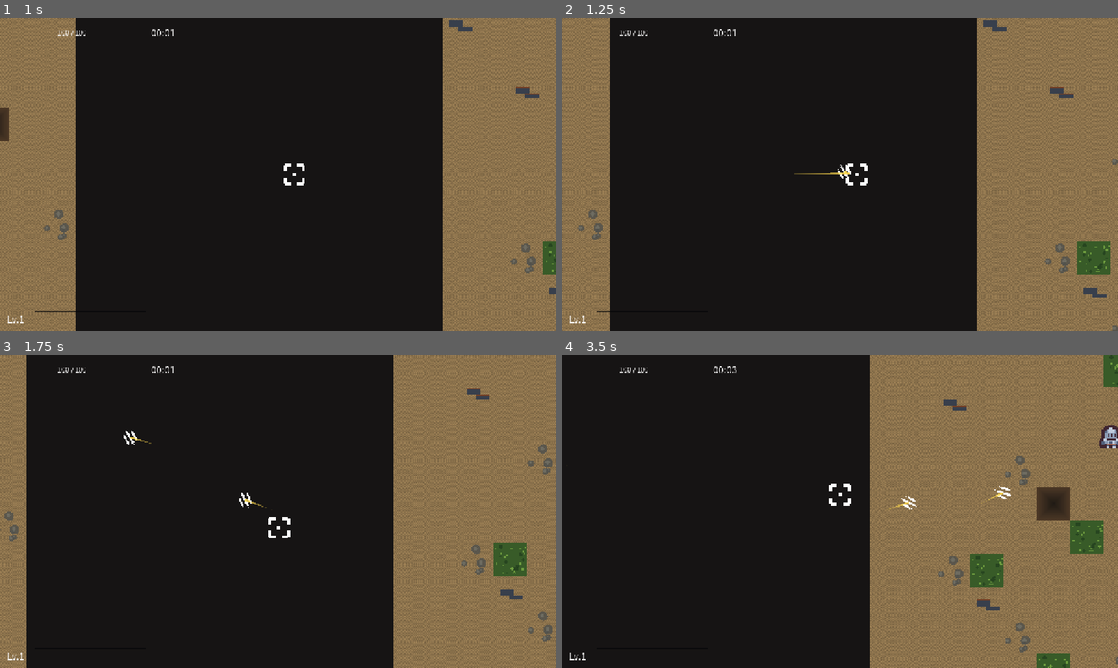
Above: before the commit, frames 1-4 (two rows, left to right).
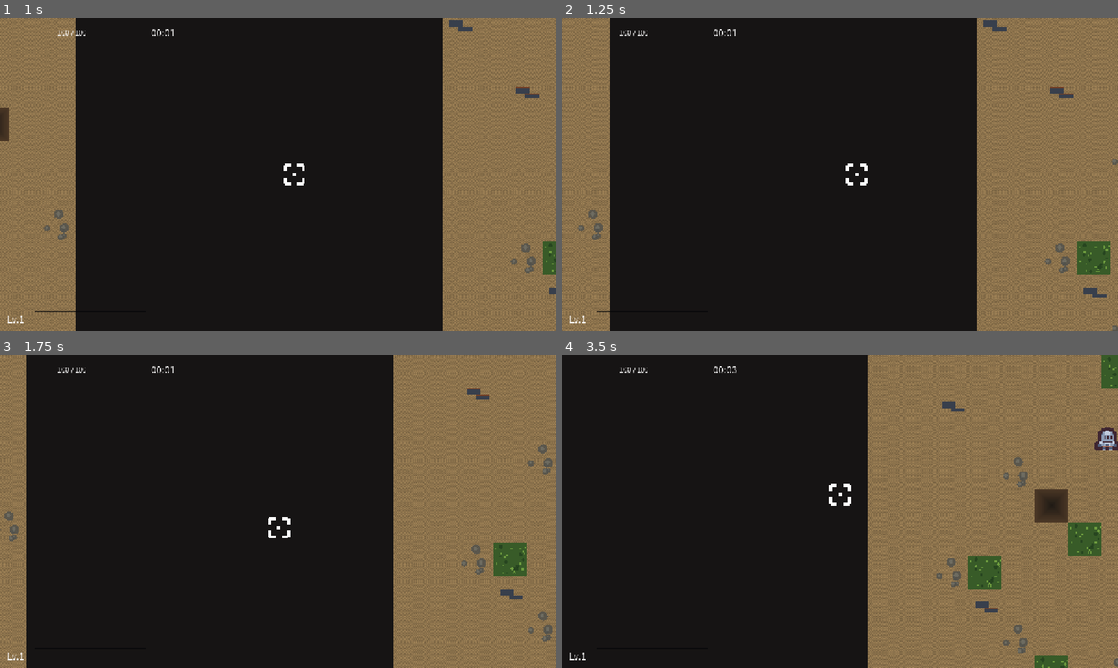
Above: after the commit, the same moments.

Repository: godlikeking/Wasteland-Overdrive
Game: Godot game, scene res://scenes/main.tscn
The game is run twice, just before and just after one commit, with the same random seed, the same clock (stepped at 60 frames per second) and the same inputs.
Inputs:
- Up to frame 1 (1 s): tap Enter at 0.5 s; hold D (move_right) from 0.53 s (still down)
- Up to frame 2 (1.25 s): keep holding D (move_right)
- Up to frame 3 (1.75 s): release D (move_right) at 1.28 s; hold S (move_down) from 1.28 s (still down)
- Up to frame 4 (3.5 s): release S (move_down) at 2.03 s; hold D (move_right) 2.03-2.78 s; hold W (move_up) from 2.78 s (still down)

Frame 1 is identical in both runs. In frame 2, less than 0.1% of the frame differs, in the area x 41-52%, y 46-52%; in frame 3, 0.1%; in frame 4, 9.6%, in the area x 48-100%, y 0-100%.

Commit message:
feat(weapon): 子弹射程限制 + 可叠加穿透升级
- WeaponConfig 新增 projectile_range，4 把子弹武器数据驱动配值
  （弹雨 420 / 刀刃弹幕 480 / 雷暴弹雨 520 / 启示录 620）
- bullet.gd 按飞行距离回收，并按 max_distance/speed 反推 lifetime 下界，
  避免射程升级被 projectile_lifetime 抢先掐断
- 穿透：GameState.pierce_count，第 n 次命中伤害 ×0.8^(n-1)；
  自带已命中集合（敌人无无敌帧，重复接触会重复扣血 + 刷连击）；
  穿透扣减放在 enemies 组判断内部，飞过敌方弹幕不白掉次数
- BaseWeapon 新增 get_range()，_find_nearest_enemy 加可选射程上限；
  射程内无敌人则不开火（apocalypse 不再 fallback 到 Vector2.RIGHT 空放）
- 新增升级卡 pierce_up 贯穿弹芯 / range_up 磁轨加速管（10 → 12 项）
- system_check 补登记新字段及 Iter5 漏掉的 crit_rate / crit_damage_mult
- 新增 scenes/dev/range_pierce_selftest.tscn 无头自检（8 条断言，全绿）

Diff:
--- a/data/weapons/apocalypse.tres
+++ b/data/weapons/apocalypse.tres
@@ -13,6 +13,7 @@
 projectile_speed = 620.0
 projectile_lifetime = 1.4
 projectile_spread_deg = 14.0
+projectile_range = 620.0
 blade_count = 8
 blade_orbit_radius = 130.0
 blade_orbit_speed = 4.0
--- a/data/weapons/blade_barrage.tres
+++ b/data/weapons/blade_barrage.tres
@@ -13,6 +13,7 @@
 projectile_speed = 520.0
 projectile_lifetime = 1.2
 projectile_spread_deg = 24.0
+projectile_range = 480.0
 blade_count = 6
 blade_orbit_radius = 110.0
 blade_orbit_speed = 3.5
--- a/data/weapons/bullet_volley.tres
+++ b/data/weapons/bullet_volley.tres
@@ -15,6 +15,7 @@
 projectile_speed = 520.0
 projectile_lifetime = 1.2
 projectile_spread_deg = 6.0
+projectile_range = 420.0
 blade_count = 3
 blade_orbit_radius = 90.0
 blade_orbit_speed = 3.0
--- a/data/weapons/storm_volley.tres
+++ b/data/weapons/storm_volley.tres
@@ -13,6 +13,7 @@
 projectile_speed = 580.0
 projectile_lifetime = 1.3
 projectile_spread_deg = 12.0
+projectile_range = 520.0
 chain_targets = 2
 chain_range = 160.0
 chain_cooldown = 0.4
--- /dev/null
+++ b/scenes/dev/range_pierce_selftest.tscn
@@ -0,0 +1,9 @@
+[gd_scene load_steps=3 format=3]
+
+[ext_resource type="Script" path="res://scripts/dev/range_pierce_selftest.gd" id="1_selftest"]
+[ext_resource type="PackedScene" path="res://scenes/player.tscn" id="2_player"]
+
+[node name="RangePierceSelfTest" type="Node2D"]
+script = ExtResource("1_selftest")
+
+[node name="Player" parent="." instance=ExtResource("2_player")]
--- a/scripts/bullet.gd
+++ b/scripts/bullet.gd
@@ -1,6 +1,7 @@
 extends Area2D
-## Simple straight-line bullet. Damages the first enemy it hits and despawns.
-## Also emits a `bullet_hit` juice event on impact and drags a Line2D trail.
+## Straight-line bullet. Damages enemies it touches and despawns once it runs
+## out of pierces, travel distance, or lifetime. Also emits a `bullet_hit`
+## juice event on impact and drags a Line2D trail.
 
 @export var trail_length: int = 8   # number of points in the trail
 
@@ -10,7 +11,11 @@
 var velocity: Vector2 = Vector2.ZERO
 var damage: float = 10.0
 var lifetime: float = 1.2
+var max_distance: float = 0.0     # px; 0 = unlimited, fall back to lifetime
+var pierce_left: int = 0          # extra enemies this bullet may punch through
 var _age: float = 0.0
+var _travelled: float = 0.0
+var _hit_ids: Dictionary = {}     # instance_id -> true, so one enemy is hit once
 
 const BULLET_SPRITE: String = "res://assets/sprites/bullets/bullet.png"
 const BULLET_SPRITE_SCALE: float = 2.0
@@ -23,15 +28,23 @@
 		sprite.texture = tex
 		sprite.scale = Vector2(BULLET_SPRITE_SCALE, BULLET_SPRITE_SCALE)
 
-func setup(p_velocity: Vector2, p_damage: float, p_lifetime: float) -> void:
+func setup(p_velocity: Vector2, p_damage: float, p_lifetime: float, p_max_distance: float = 0.0) -> void:
 	velocity = p_velocity
 	damage = p_damage
 	lifetime = p_lifetime
+	max_distance = p_max_distance
 	rotation = velocity.angle()
+	# When a range is set it becomes the authoritative cap, so stretch lifetime
+	# to just past it. Otherwise lifetime would silently clip the range and any
+	# range upgrade the player bought would do nothing.
+	var speed: float = velocity.length()
+	if max_distance > 0.0 and speed > 0.0:
+		lifetime = maxf(lifetime, max_distance / speed + 0.1)
 
 func _ready() -> void:
 	body_entered.connect(_on_body_entered)
 	area_entered.connect(_on_area_entered)
+	pierce_left = GameState.pierce_count
 	_apply_sprite()
 	# Trail draws in global space so it stays behind while bullet moves.
 	if trail:
@@ -40,12 +53,17 @@
 		trail.add_point(global_position)
 
 func _physics_process(delta: float) -> void:
-	global_position += velocity * delta
+	var step: Vector2 = velocity * delta
+	global_position += step
 	_age += delta
+	_travelled += step.length()
 	if trail:
 		trail.add_point(global_position)
 		while trail.get_point_count() > trail_length:
 			trail.remove_point(0)
+	if max_distance > 0.0 and _travelled >= max_distance:
+		queue_free()
+		return
 	if _age >= lifetime:
 		queue_free()
 
@@ -56,11 +74,28 @@
 	_try_hit(area)
 
 func _try_hit(node: Node) -> void:
-	if node.is_in_group("enemies") and node.has_method("take_damage"):
-		var hit_dir: Vector2 = velocity.normalized() if velocity.length_squared() > 0.0 else Vector2.ZERO
-		# 暴击判定：连击 + 基础 crit_rate 提升暴击概率
-		var mult: float = GameState.roll_crit()
-		var final_dmg: float = damage * mult
-		node.take_damage(final_dmg, hit_dir)
-		GameState.bullet_hit.emit(global_position, mult > 1.001, final_dmg)
+	# Enemy projectiles share the Enemy collision layer, so area_entered fires
+	# for them too. Everything below — the pierce spend included — has to stay
+	# behind this group check, or flying through enemy fire would eat pierces.
+	if not node.is_in_group("enemies") or not node.has_method("take_damage"):
+		return
+	# Enemies have no i-frames and can re-enter our 5px circle while we keep
+	# flying, so remember who we already hit.
+	var id: int = node.get_instance_id()
+	if _hit_ids.has(id):
+		return
+	_hit_ids[id] = true
+
+	var hit_dir: Vector2 = velocity.normalized() if velocity.length_squared() > 0.0 else Vector2.ZERO
+	# 暴击判定：连击 + 基础 crit_rate 提升暴击概率
+	var mult: float = GameState.roll_crit()
+	var final_dmg: float = damage * mult
+	node.take_damage(final_dmg, hit_dir)
+	GameState.bullet_hit.emit(global_position, mult > 1.001, final_dmg)
+
+	if pierce_left <= 0:
 		queue_free()
+		return
+	# Punch through, but each subsequent enemy takes less.
+	pierce_left -= 1
+	damage *= GameState.pierce_damage_falloff
--- /dev/null
+++ b/scripts/dev/range_pierce_selftest.gd
@@ -0,0 +1,336 @@
+extends Node2D
+## Dev-only self test for projectile range + pierce. Not referenced by the game;
+## run it headless:
+##
+##   godot --headless res://scenes/dev/range_pierce_selftest.tscn
+##
+## Exits with code 0 on success, 1 if any assertion failed.
+##
+## Fake enemies are built here rather than instancing scenes/enemy.tscn so the
+## test stays independent of navigation, configs and spawn logic. What matters
+## is the collision setup: enemies are bodies on the Enemy layer (so a bullet's
+## body_entered fires) and enemy projectiles are Areas on that same layer.
+
+const BULLET_SCENE: String = "res://scenes/bullet.tscn"
+const ENEMY_LAYER: int = 8      # project.godot layer 4 "Enemy"
+
+@onready var _player: Node2D = $Player
+
+var _failures: int = 0
+
+## Minimal stand-in for Enemy: records the damage it was dealt.
+class FakeEnemy extends StaticBody2D:
+	var hits: Array[float] = []
+
+	func _init(radius: float = 16.0) -> void:
+		collision_layer = ENEMY_LAYER
+		collision_mask = 0
+		var shape := CollisionShape2D.new()
+		var circle := CircleShape2D.new()
+		circle.radius = radius
+		shape.shape = circle
+		add_child(shape)
+
+	func _ready() -> void:
+		add_to_group("enemies")
+
+	func take_damage(amount: float, _hit_dir: Vector2 = Vector2.ZERO) -> void:
+		hits.append(amount)
+
+## Stand-in for enemy_projectile.tscn: an Area2D that also sits on the Enemy
+## layer but is NOT a valid damage target.
+class FakeEnemyBullet extends Area2D:
+	func _init(radius: float = 16.0) -> void:
+		collision_layer = ENEMY_LAYER
+		collision_mask = 0
+		var shape := CollisionShape2D.new()
+		var circle := CircleShape2D.new()
+		circle.radius = radius
+		shape.shape = circle
+		add_child(shape)
+
+	func _ready() -> void:
+		add_to_group("enemies")   # enemy bullets are in the group too
+
+func _ready() -> void:
+	await get_tree().process_frame
+	print("=== range/pierce selftest ===")
+	await _test_range_despawn()
+	await _test_range_not_clipped_by_lifetime()
+	await _test_no_pierce_stops_at_first()
+	await _test_pierce_with_falloff()
+	await _test_same_enemy_hit_once()
+	await _test_enemy_bullet_does_not_eat_pierce()
+	await _test_targeting_range_cutoff()
+	await _test_weapon_holds_fire_out_of_range()
+	print("=== range/pierce selftest failures: %d ===" % _failures)
+	get_tree().quit(1 if _failures > 0 else 0)
+
+# --- range ---------------------------------------------------------------
+
+## A bullet with max_distance must survive short of it and die past it.
+func _test_range_despawn() -> void:
+	var t: String = "range_despawn"
+	GameState.pierce_count = 0
+	var speed: float = 500.0
+	var b: Node2D = _spawn_bullet(Vector2.ZERO, Vector2.RIGHT * speed, 10.0, 5.0, 200.0)
+	# 200px at 500px/s = 0.4s. Check well before and well after.
+	await _wait(0.25)
+	if not is_instance_valid(b):
+		_fail(t, "bullet died before reaching its 200px range")
+		return
+	await _wait(0.35)
+	if is_instance_valid(b):
+		_fail(t, "bullet outlived its 200px range (travelled %.0fpx)" % b._travelled)
+		b.queue_free()
+		return
+	_ok(t, "despawned between 200px and 300px of travel")
+
+## The lifetime passed in must not clip a longer range — setup() stretches it.
+func _test_range_not_clipped_by_lifetime() -> void:
+	var t: String = "range_beats_lifetime"
+	GameState.pierce_count = 0
+	var speed: float = 500.0
+	# 600px needs 1.2s, but we hand it a 0.3s lifetime on purpose.
+	var b: Node2D = _spawn_bullet(Vector2.ZERO, Vector2.RIGHT * speed, 10.0, 0.3, 600.0)
+	await _wait(0.6)
+	if not is_instance_valid(b):
+		_fail(t, "a 0.3s lifetime clipped a 600px range")
+		return
+	var travelled: float = b._travelled
+	b.queue_free()
+	if travelled < 250.0:
+		_fail(t, "only travelled %.0fpx in 0.6s" % travelled)
+		return
+	_ok(t, "still alive at %.0fpx despite a 0.3s lifetime" % travelled)
+
+# --- pierce --------------------------------------------------------------
+
+## pierce_count = 0 → the bullet stops on the first enemy.
+func _test_no_pierce_stops_at_first() -> void:
+	var t: String = "no_pierce"
+	GameState.pierce_count = 0
+	var enemies: Array = _line_of_enemies(3, 60.0)
+	var b: Node2D = _spawn_bullet(Vector2.ZERO, Vector2.RIGHT * 400.0, 10.0, 5.0, 0.0)
+	await _wait(0.8)
+	var hit_counts: Array = []
+	for e in enemies:
+		hit_counts.append((e as FakeEnemy).hits.size())
+	if is_instance_valid(b):
+		b.queue_free()
+	if hit_counts != [1, 0, 0]:
+		_fail(t, "expected hits [1,0,0], got %s" % [hit_counts])
+	else:
+		_ok(t, "stopped on the first enemy")
+	_clear_enemies()
+
+## pierce_count = 2 → three enemies hit, damage decaying by 0.8 each time.
+func _test_pierce_with_falloff() -> void:
+	var t: String = "pierce_falloff"
+	GameState.pierce_count = 2
+	var enemies: Array = _line_of_enemies(4, 60.0)
+	var base: float = 100.0
+	# Force crit off so the damage sequence is deterministic.
+	var saved_crit: float = GameState.crit_rate
+	GameState.crit_rate = 0.0
+	var b: Node2D = _spawn_bullet(Vector2.ZERO, Vector2.RIGHT * 400.0, base, 5.0, 0.0)
+	await _wait(1.0)
+	GameState.crit_rate = saved_crit
+	if is_instance_valid(b):
+		b.queue_free()
+	var got: Array = []
+	for e in enemies:
+		for h in (e as FakeEnemy).hits:
+			got.append(snappedf(h, 0.01))
+	var want: Array = [100.0, 80.0, 64.0]
+	if got != want:
+		_fail(t, "expected damage %s, got %s" % [want, got])
+	elif (enemies[3] as FakeEnemy).hits.size() != 0:
+		_fail(t, "4th enemy was hit despite only 2 pierces")
+	else:
+		_ok(t, "hit 3 enemies for %s, stopped before the 4th" % [got])
+	_clear_enemies()
+
+## One enemy must only ever be damaged once by the same bullet, even if
+## body_entered fires again. Enemies have no i-frames to fall back on.
+func _test_same_enemy_hit_once() -> void:
+	var t: String = "hit_dedupe"
+	GameState.pierce_count = 5
+	var e := FakeEnemy.new(16.0)
+	add_child(e)
+	e.global_position = Vector2(100, 0)
+	await get_tree().process_frame
+	var b: Node2D = _spawn_bullet(Vector2.ZERO, Vector2.RIGHT * 200.0, 10.0, 5.0, 0.0)
+	await get_tree().physics_frame
+	# Replay the signal by hand — same node, same bullet.
+	if is_instance_valid(b):
+		b._try_hit(e)
+		b._try_hit(e)
+		b._try_hit(e)
+	await _wait(0.6)
+	var n: int = e.hits.size()
+	var pierce_left: int = b.pierce_left if is_instance_valid(b) else -1
+	if is_instance_valid(b):
+		b.queue_free()
+	if n != 1:
+		_fail(t, "one enemy took %d hits from a single bullet" % n)
+	elif pierce_left != 4:
+		_fail(t, "repeat hits spent extra pierces (pierce_left=%d, want 4)" % pierce_left)
+	else:
+		_ok(t, "repeat contacts ignored, 1 pierce spent")
+	_clear_enemies()
+
+## Enemy projectiles ride the Enemy collision layer, so area_entered fires for
+## them. They must not consume a pierce.
+func _test_enemy_bullet_does_not_eat_pierce() -> void:
+	var t: String = "enemy_fire_no_pierce"
+	GameState.pierce_count = 2
+	var eb := FakeEnemyBullet.new(20.0)
+	add_child(eb)
+	eb.global_position = Vector2(100, 0)
+	await get_tree().process_frame
+	var b: Node2D = _spawn_bullet(Vector2.ZERO, Vector2.RIGHT * 300.0, 10.0, 5.0, 0.0)
+	await _wait(0.7)
+	if not is_instance_valid(b):
+		_fail(t, "bullet was destroyed by an enemy projectile")
+		_clear_enemies()
+		return
+	var pierce_left: int = b.pierce_left
+	b.queue_free()
+	if pierce_left != 2:
+		_fail(t, "flying through enemy fire spent a pierce (pierce_left=%d, want 2)" % pierce_left)
+	else:
+		_ok(t, "enemy projectile ignored, pierces intact")
+	_clear_enemies()
+
+# --- targeting -----------------------------------------------------------
+
+## _find_nearest_enemy(max_range) must ignore anything past the cutoff.
+func _test_targeting_range_cutoff() -> void:
+	var t: String = "targeting_cutoff"
+	var far := FakeEnemy.new()
+	add_child(far)
+	far.global_position = _player.global_position + Vector2(400, 0)
+	await get_tree().process_frame
+	var w: BaseWeapon = _make_weapon("bullet_volley")
+	if w == null:
+		_fail(t, "could not build bullet_volley")
+		_clear_enemies()
+		return
+	var out_of_range: Node2D = w._find_nearest_enemy(300.0)
+	var in_range: Node2D = w._find_nearest_enemy(500.0)
+	var unlimited: Node2D = w._find_nearest_enemy()
+	w.queue_free()
+	if out_of_range != null:
+		_fail(t, "a 400px enemy was returned for a 300px range")
+	elif in_range != far:
+		_fail(t, "a 400px enemy was missed at a 500px range")
+	elif unlimited != far:
+		_fail(t, "the no-arg call stopped finding distant enemies")
+	else:
+		_ok(t, "300px misses / 500px hits / no-arg unlimited")
+	_clear_enemies()
+
+## The starter weapon must hold fire when nothing is inside its range, and
+## its range must come from the config scaled by weapon_range_mult.
+func _test_weapon_holds_fire_out_of_range() -> void:
+	var t: String = "hold_fire"
+	var w: BaseWeapon = _make_weapon("bullet_volley")
+	if w == null:
+		_fail(t, "could not build bullet_volley")
+		return
+	if not is_equal_approx(w.get_range(), 420.0):
+		_fail(t, "expected 420px base range, got %.1f" % w.get_range())
+	GameState.weapon_range_mult = 1.25
+	if not is_equal_approx(w.get_range(), 525.0):
+		_fail(t, "range upgrade not applied: got %.1f, want 525" % w.get_range())
+	GameState.weapon_range_mult = 1.0
+
+	# Enemy well beyond 420px — firing must produce no bullets.
+	var far := FakeEnemy.new()
+	add_child(far)
+	far.global_position = _player.global_position + Vector2(900, 0)
+	await get_tree().process_frame
+	var before: int = _count_bullets()
+	w._fire()
+	await get_tree().process_frame
+	var after: int = _count_bullets()
+	if after != before:
+		_fail(t, "fired at an enemy 900px away (range 420)")
+	else:
+		# Now move it inside range and confirm it does fire.
+		far.global_position = _player.global_position + Vector2(200, 0)
+		await get_tree().process_frame
+		w._fire()
+		await get_tree().process_frame
+		if _count_bullets() <= before:
+			_fail(t, "held fire at an enemy 200px away (range 420)")
+		else:
+			_ok(t, "silent at 900px, fires at 200px")
+	w.queue_free()
+	_clear_enemies()
+	_clear_bullets()
+
+# --- helpers -------------------------------------------------------------
+
+func _spawn_bullet(pos: Vector2, vel: Vector2, dmg: float, life: float, range_px: float) -> Node2D:
+	var ps: PackedScene = ResourceLoader.load(BULLET_SCENE) as PackedScene
+	var b: Node2D = ps.instantiate() as Node2D
+	add_child(b)
+	b.global_position = pos
+	b.setup(vel, dmg, life, range_px)
+	return b
+
+## N enemies in a row along +X starting at `spacing`.
+func _line_of_enemies(n: int, spacing: float) -> Array:
+	var out: Array = []
+	for i in range(n):
+		var e := FakeEnemy.new(14.0)
+		add_child(e)
+		e.global_position = Vector2(spacing * float(i + 1), 0)
+		out.append(e)
+	return out
+
+func _make_weapon(weapon_id: String) -> BaseWeapon:
+	var entry: Dictionary = WeaponDirector.WEAPON_CATALOG.get(weapon_id, {})
+	if entry.is_empty():
+		return null
+	var cfg: Resource = ResourceLoader.load(entry.get("config", ""))
+	var scene: PackedScene = ResourceLoader.load(entry.get("scene", "")) as PackedScene
+	if not (cfg is WeaponConfig) or scene == null:
+		return null
+	var w: BaseWeapon = scene.instantiate() as BaseWeapon
+	_player.add_child(w)
+	# Same runtime ref injection the director does, so projectile_scene is set.
+	WeaponDirector._inject_runtime_refs((cfg as WeaponConfig).id, cfg as WeaponConfig)
+	w.setup(cfg as WeaponConfig, 1)
+	return w
+
+func _count_bullets() -> int:
+	var n: int = 0
+	for c in get_children():
+		if c is Area2D and c.has_method("setup") and "pierce_left" in c:
+			n += 1
+	for c in get_tree().current_scene.get_children():
+		if c is Area2D and c.has_method("setup") and "pierce_left" in c:
+			n += 1
+	return n
+
+func _clear_bullets() -> void:
+	for c in get_tree().current_scene.get_children():
+		if c is Area2D and "pierce_left" in c:
+			c.queue_free()
+
+func _clear_enemies() -> void:
+	for e in get_tree().get_nodes_in_group("enemies"):
+		e.queue_free()
+
+func _wait(seconds: float) -> void:
+	await get_tree().create_timer(seconds).timeout
+
+func _ok(test_name: String, msg: String) -> void:
+	print("  OK   %-22s %s" % [test_name, msg])
+
+func _fail(test_name: String, msg: String) -> void:
+	_failures += 1
+	printerr("  FAIL %-22s %s" % [test_name, msg])
--- a/scripts/globals/game_state.gd
+++ b/scripts/globals/game_state.gd
@@ -39,6 +39,11 @@
 var extra_projectiles: int = 0
 var hp_regen_per_sec: float = 0.0    # flat hp/sec
 
+# --- Projectile range / pierce ---
+var weapon_range_mult: float = 1.0        # 射程倍率，乘在 WeaponConfig.projectile_range 上
+var pierce_count: int = 0                 # 一颗子弹可额外穿透的敌人数
+var pierce_damage_falloff: float = 0.8    # 每穿透一个，后续伤害乘这个系数
+
 # --- Crit / combo ---
 var crit_rate: float = 0.05          # 基础 5% 暴击率
 var crit_damage_mult: float = 2.0    # 基础 2× 暴击伤害
@@ -75,6 +80,9 @@
 	xp_gain_mult = 1.0
 	extra_projectiles = 0
 	hp_regen_per_sec = 0.0
+	weapon_range_mult = 1.0
+	pierce_count = 0
+	pierce_damage_falloff = 0.8
 	crit_rate = 0.05
 	crit_damage_mult = 2.0
 	_reset_combo()
--- a/scripts/globals/system_check.gd
+++ b/scripts/globals/system_check.gd
@@ -85,6 +85,8 @@
 	"time_alive", "is_running", "level", "current_xp",
 	"damage_mult", "fire_rate_mult", "move_speed_mult", "max_hp_bonus",
 	"pickup_radius_mult", "xp_gain_mult", "extra_projectiles", "hp_regen_per_sec",
+	"crit_rate", "crit_damage_mult",
+	"weapon_range_mult", "pierce_count", "pierce_damage_falloff",
 ]
 
 var _failures: Array[String] = []
--- a/scripts/globals/upgrade_db.gd
+++ b/scripts/globals/upgrade_db.gd
@@ -76,6 +76,16 @@
 		"暴击伤害倍率 +0.5×",
 		func(): GameState.crit_damage_mult += 0.5
 	))
+	_all.append(Upgrade.new(
+		"pierce_up", "贯穿弹芯",
+		"子弹穿透 +1（每次穿透伤害 ×0.8）",
+		func(): GameState.pierce_count += 1
+	))
+	_all.append(Upgrade.new(
+		"range_up", "磁轨加速管",
+		"子弹射程 +25%",
+		func(): GameState.weapon_range_mult *= 1.25
+	))
 	# --- Weapon "unlock" upgrades (only one of each, only when not yet owned) ---
 	_all.append(Upgrade.new(
 		"unlock_orbiting_blades", "解锁 · 刀阵",
--- a/scripts/weapons/apocalypse.gd
+++ b/scripts/weapons/apocalypse.gd
@@ -62,11 +62,11 @@
 func _on_volley() -> void:
 	if config == null or not is_instance_valid(_owner):
 		return
-	# 5-way fan
-	var target: Node2D = _find_nearest_enemy()
-	var base_dir: Vector2 = Vector2.RIGHT
-	if target:
-		base_dir = (target.global_position - _owner.global_position).normalized()
+	# 5-way fan. Nothing in range means we hold fire rather than spray blindly.
+	var target: Node2D = _find_nearest_enemy(get_range())
+	if target == null:
+		return
+	var base_dir: Vector2 = (target.global_position - _owner.global_position).normalized()
 	var n: int = 5
 	for i in range(n):
 		var off: float = (float(i) - float(n - 1) / 2.0) * deg_to_rad(config.projectile_spread_deg)
@@ -79,7 +79,7 @@
 	get_tree().current_scene.add_child(b)
 	b.global_position = _owner.global_position
 	if b.has_method("setup"):
-		b.setup(dir * config.projectile_speed, get_damage(), config.projectile_lifetime)
+		b.setup(dir * config.projectile_speed, get_damage(), config.projectile_lifetime, get_range())
 	SfxPlayer.play("fire")
 
 func _on_chain() -> void:
--- a/scripts/weapons/blade_barrage.gd
+++ b/scripts/weapons/blade_barrage.gd
@@ -65,7 +65,7 @@
 func _on_volley() -> void:
 	if config == null or config.projectile_scene == null or not is_instance_valid(_owner):
 		return
-	var target: Node2D = _find_nearest_enemy()
+	var target: Node2D = _find_nearest_enemy(get_range())
 	if target == null:
 		return
 	var base_dir: Vector2 = (target.global_position - _owner.global_position).normalized()
@@ -83,7 +83,7 @@
 	if b is Node2D:
 		(b as Node2D).global_position = _owner.global_position
 	if b.has_method("setup"):
-		b.setup(dir * config.projectile_speed, damage, config.projectile_lifetime)
+		b.setup(dir * config.projectile_speed, damage, config.projectile_lifetime, get_range())
 
 func _on_dash() -> void:
 	if _blades.is_empty():
--- a/scripts/weapons/bullet_volley.gd
+++ b/scripts/weapons/bullet_volley.gd
@@ -34,7 +34,7 @@
 		return
 	if not is_instance_valid(_owner):
 		return
-	var target: Node2D = _find_nearest_enemy()
+	var target: Node2D = _find_nearest_enemy(get_range())
 	if target == null:
 		return
 	var to_target: Vector2 = (target.global_position - _owner.global_position).normalized()
@@ -53,4 +53,4 @@
 	get_tree().current_scene.add_child(b)
 	b.global_position = _owner.global_position
 	if b.has_method("setup"):
-		b.setup(dir * config.projectile_speed, damage, config.projectile_lifetime)
+		b.setup(dir * config.projectile_speed, damage, config.projectile_lifetime, get_range())
--- a/scripts/weapons/storm_volley.gd
+++ b/scripts/weapons/storm_volley.gd
@@ -32,7 +32,7 @@
 func _on_volley() -> void:
 	if config == null or config.projectile_scene == null or not is_instance_valid(_owner):
 		return
-	var target: Node2D = _find_nearest_enemy()
+	var target: Node2D = _find_nearest_enemy(get_range())
 	if target == null:
 		return
 	var base_dir: Vector2 = (target.global_position - _owner.global_position).normalized()
@@ -51,7 +51,7 @@
 	if b is Node2D:
 		(b as Node2D).global_position = _owner.global_position
 	if b.has_method("setup"):
-		b.setup(dir * config.projectile_speed, damage, config.projectile_lifetime)
+		b.setup(dir * config.projectile_speed, damage, config.projectile_lifetime, get_range())
 
 func _on_chain() -> void:
 	if config == null or not is_instance_valid(_owner):
--- a/scripts/weapons/weapon.gd
+++ b/scripts/weapons/weapon.gd
@@ -49,11 +49,24 @@
 	var r: float = _fire_rate * float(GameState.fire_rate_mult)
 	return 1.0 / maxf(0.05, r)
 
-func _find_nearest_enemy() -> Node2D:
+## Effective projectile range in px, scaled by the player's range upgrades.
+## Returns 0.0 when the config leaves projectile_range unset, which every
+## caller treats as "unlimited".
+func get_range() -> float:
+	if config == null or config.projectile_range <= 0.0:
+		return 0.0
+	return config.projectile_range * GameState.weapon_range_mult
+
+## Nearest enemy, optionally capped to `max_range` px. max_range <= 0 means
+## unlimited — that's the default, so existing callers are unaffected.
+func _find_nearest_enemy(max_range: float = 0.0) -> Node2D:
 	if not is_instance_valid(_owner):
 		_owner = get_tree().get_first_node_in_group("player")
 	if _owner == null:
 		return null
+	var limit_sq: float = INF
+	if max_range > 0.0:
+		limit_sq = max_range * max_range
 	var enemies: Array = get_tree().get_nodes_in_group("enemies")
 	var best: Node2D = null
 	var best_d: float = INF
@@ -61,6 +74,8 @@
 		if not (e is Node2D):
 			continue
 		var d: float = (e.global_position - _owner.global_position).length_squared()
+		if d > limit_sq:
+			continue
 		if d < best_d:
 			best_d = d
 			best = e
--- a/scripts/weapons/weapon_config.gd
+++ b/scripts/weapons/weapon_config.gd
@@ -19,6 +19,9 @@
 @export var projectile_speed: float = 520.0
 @export var projectile_lifetime: float = 1.2
 @export var projectile_spread_deg: float = 6.0
+# Max travel distance in px. 0 = unlimited (fall back to projectile_lifetime).
+# Weapons also refuse to fire when no enemy sits inside this radius.
+@export var projectile_range: float = 0.0
 
 @export var blade_count: int = 3                 # orbiting blades
 @export var blade_orbit_radius: float = 90.0
Not shown, added: scripts/dev/fusion_selftest.gd.uid
Not shown, added: scripts/weapons/blade_barrage.gd.uid
Not shown, added: scripts/weapons/lightning_blade.gd.uid
Not shown, added: scripts/weapons/storm_volley.gd.uid
